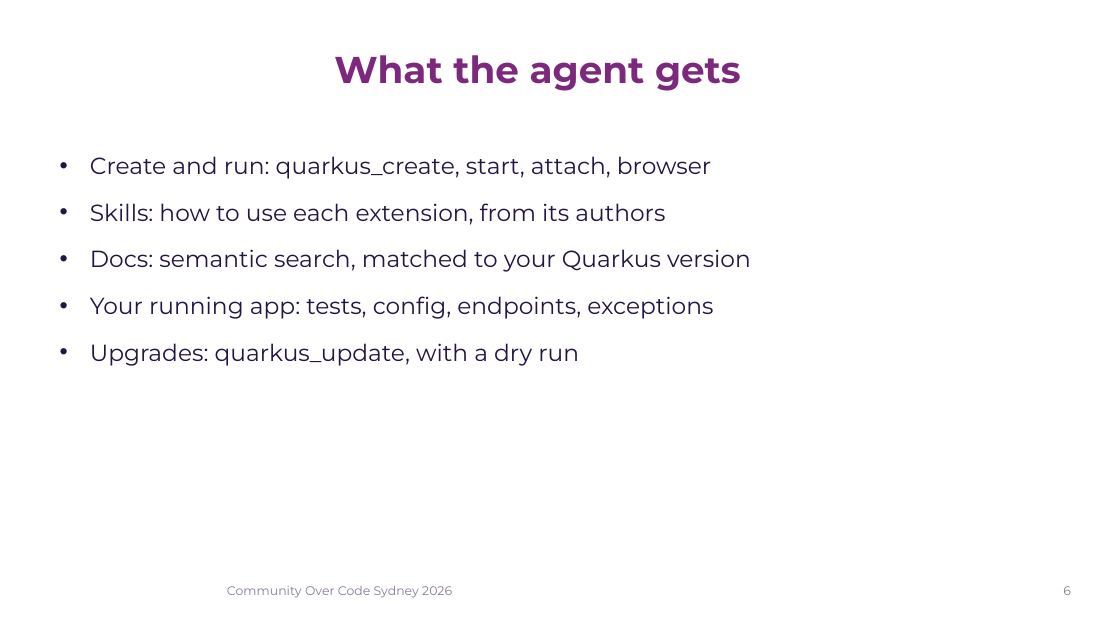
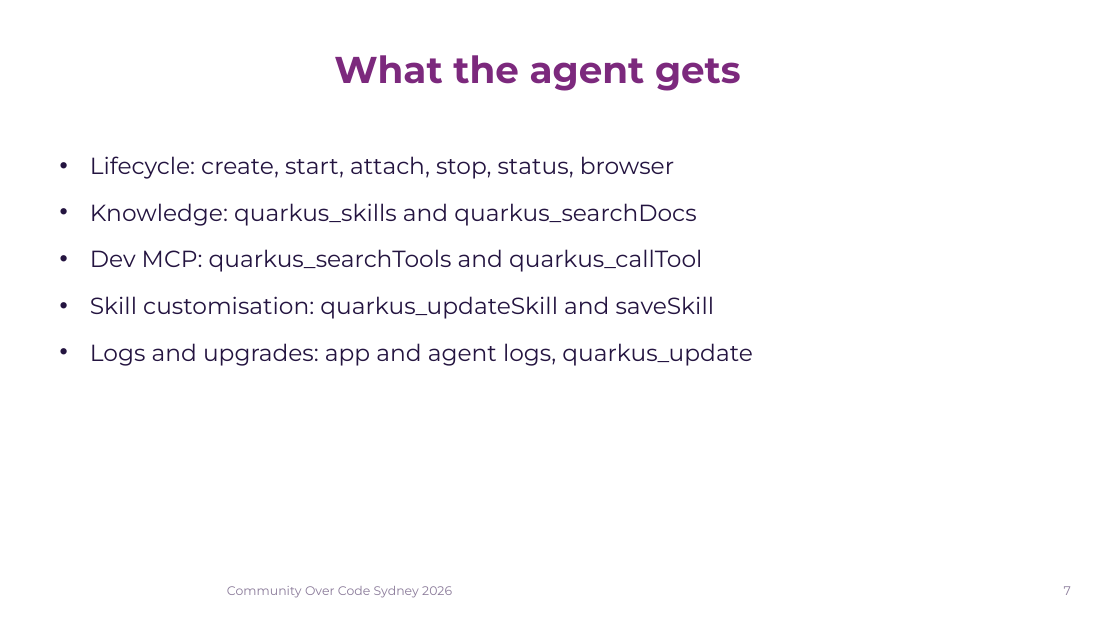
Before and after one commit to quarkusio/quarkus-agent-mcp, a slide deck: slide 7 of presentation/churconf/teaching-ai-agents-to-speak-quarkus.pptx (slide 6 before the commit). Drawn at 1120x630 pixels with LibreOffice and Linux fonts; fonts in the diff are those of the drawing; background and template pictures are left out. Boxes give left, top, right and bottom in pixels: in the first picture for what was removed or moved away, otherwise in the second. Text is boxed around its words. In the diff, an @@ line names an element or a change of style, - is before the commit and + after.

Commit message:
Borrow the Dev Ex to AI Ex story and extension details from the Coding Agents deck, add the native install

```diff
--- a/presentation/churconf/teaching-ai-agents-to-speak-quarkus.pptx
+++ b/presentation/churconf/teaching-ai-agents-to-speak-quarkus.pptx
@@ text at box(90, 156, 753, 366): text changed @@
-• Create and run: quarkus_create, start, attach, browser
-• Skills: how to use each extension, from its authors
-• Docs: semantic search, matched to your Quarkus version
-• Your running app: tests, config, endpoints, exceptions
-• Upgrades: quarkus_update, with a dry run
+• Lifecycle: create, start, attach, stop, status, browser
+• Knowledge: quarkus_skills and quarkus_searchDocs
+• Dev MCP: quarkus_searchTools and quarkus_callTool
+• Skill customisation: quarkus_updateSkill and saveSkill
+• Logs and upgrades: app and agent logs, quarkus_update
@@ page number at box(1064, 586, 1071, 595): text changed @@
-6
+7
```
Also in this commit, not shown: 3 other slides changed, 4 slides added, 1 slide removed, 2 other files.
